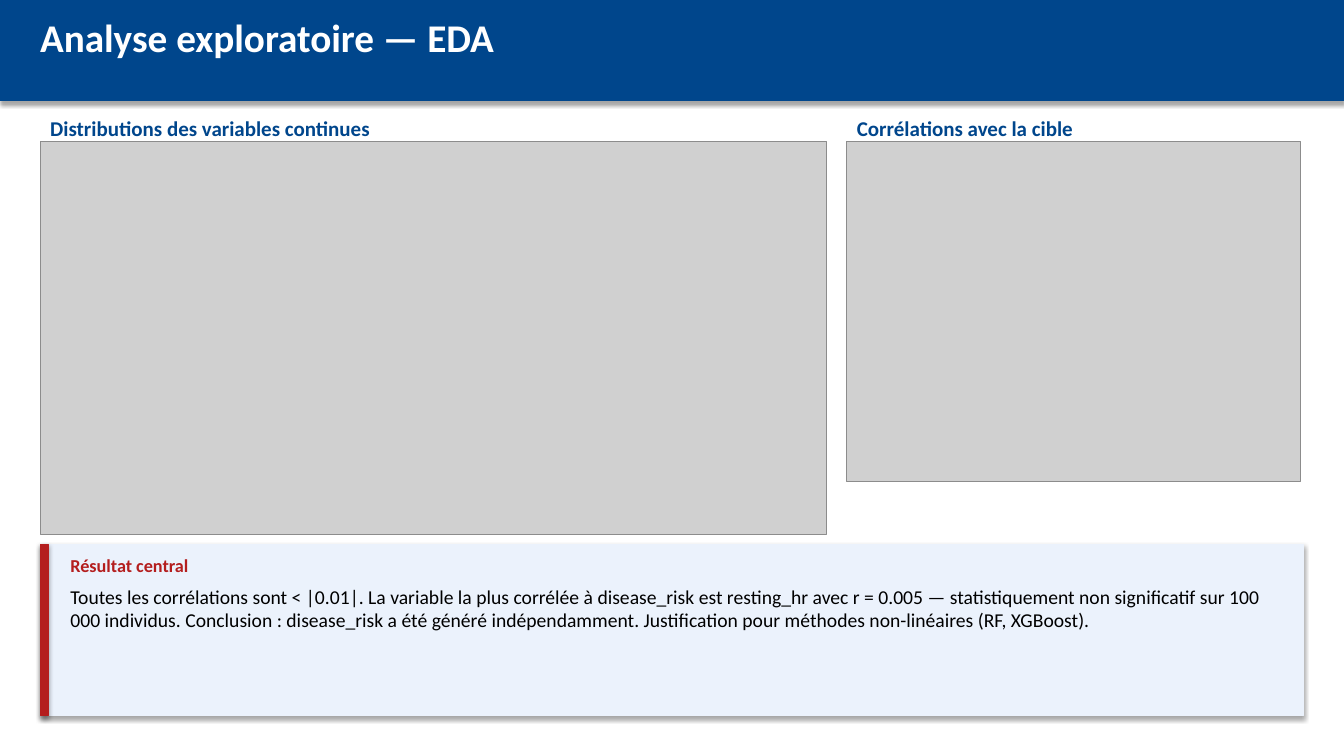
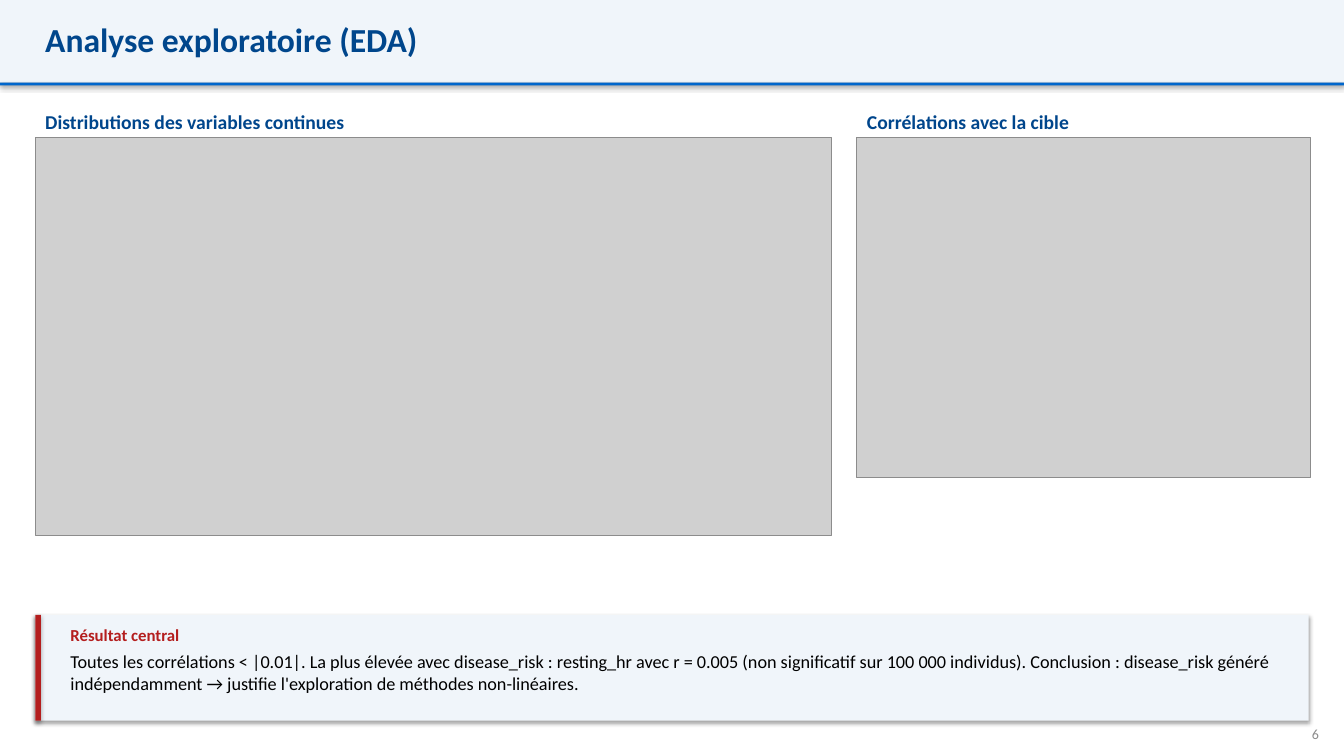
Before and after one commit to mahamatarda/Memoire-S2, a slide deck: slide 6 of presentation.pptx. Drawn at 1344x756 pixels with LibreOffice and Linux fonts; fonts in the diff are those of the drawing; grey boxes stand for pictures. Boxes give left, top, right and bottom in pixels: in the first picture for what was removed or moved away, otherwise in the second. Text is boxed around its words. In the diff, an @@ line names an element or a change of style, - is before the commit and + after.

```diff
--- a/presentation.pptx
+++ b/presentation.pptx
@@ rectangle: place and size @@
-rectangle at box(0, 0, 1344, 101)
+rectangle at box(0, 0, 1344, 83)
@@ rectangle at box(0, 0, 1344, 83): fill #00468C to #F0F5FA; outline #00468C 0.75 pt to none @@
@@ rectangle removed at box(0, 0, 1344, 756) @@
@@ text at box(45, 27, 417, 58): text changed; size 28 to 24 pt; text colour #FFFFFF to #00468C @@
-Analyse exploratoire — EDA
+Analyse exploratoire (EDA)
@@ rectangle added at box(0, 83, 1344, 86), fill #0066CC @@
@@ text "Distributions des variables continues" at box(45, 115, 344, 129): size 15 to 14 pt @@
@@ text "Corrélations avec la cible": place and size @@
-text "Corrélations avec la cible" at box(857, 121, 1073, 143)
+text "Corrélations avec la cible" at box(867, 115, 1069, 129)
@@ text "Corrélations avec la cible" at box(867, 115, 1069, 129): size 15 to 14 pt @@
@@ picture: place and size @@
-picture at box(40, 141, 827, 534)
+picture at box(35, 137, 832, 535)
@@ picture: place and size @@
-picture at box(847, 141, 1301, 482)
+picture at box(857, 137, 1311, 478)
@@ rectangle: place and size @@
-rectangle at box(40, 544, 1304, 716)
+rectangle at box(35, 615, 1309, 721)
@@ rectangle at box(35, 615, 1309, 721): fill #EBF2FC to #F0F5FA; outline #EBF2FC 0.75 pt to none @@
@@ rectangle: place and size @@
-rectangle at box(40, 544, 48, 716)
+rectangle at box(35, 615, 41, 721)
@@ rectangle at box(35, 615, 41, 721): outline #B41E1E 0.75 pt to none @@
@@ text "Résultat central": place and size @@
-text "Résultat central" at box(70, 559, 188, 572)
+text "Résultat central" at box(70, 629, 179, 641)
@@ text "Résultat central" at box(70, 629, 179, 641): size 13 to 12 pt @@
@@ text at box(70, 655, 1269, 693): text changed; size 14 to 13 pt @@
-Toutes les corrélations sont < |0.01|. La variable la plus corrélée à disease_risk est resting_hr avec r = 0.005 — statistiquement non significatif sur 100 000 individus. Conclusion : disease_risk a été généré indépendamment. Justification pour méthodes non-linéaires (RF, XGBoost).
+Toutes les corrélations < |0.01|. La plus élevée avec disease_risk : resting_hr avec r = 0.005 (non significatif sur 100 000 individus). Conclusion : disease_risk généré indépendamment → justifie l'exploration de méthodes non-linéaires.
@@ text added at box(1312, 729, 1319, 739), 10 pt, text #8C8C8C @@
+6
```
Also in this commit, not shown: 14 other slides changed, 1 other file.
